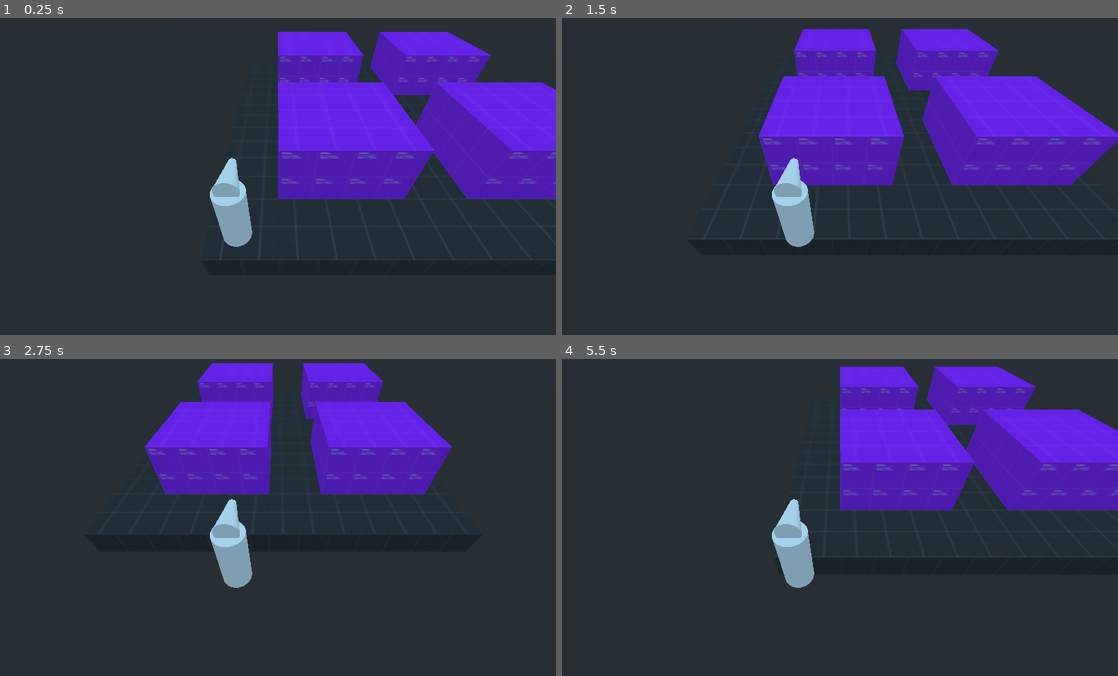
Above: before the commit, frames 1-4 (two rows, left to right).
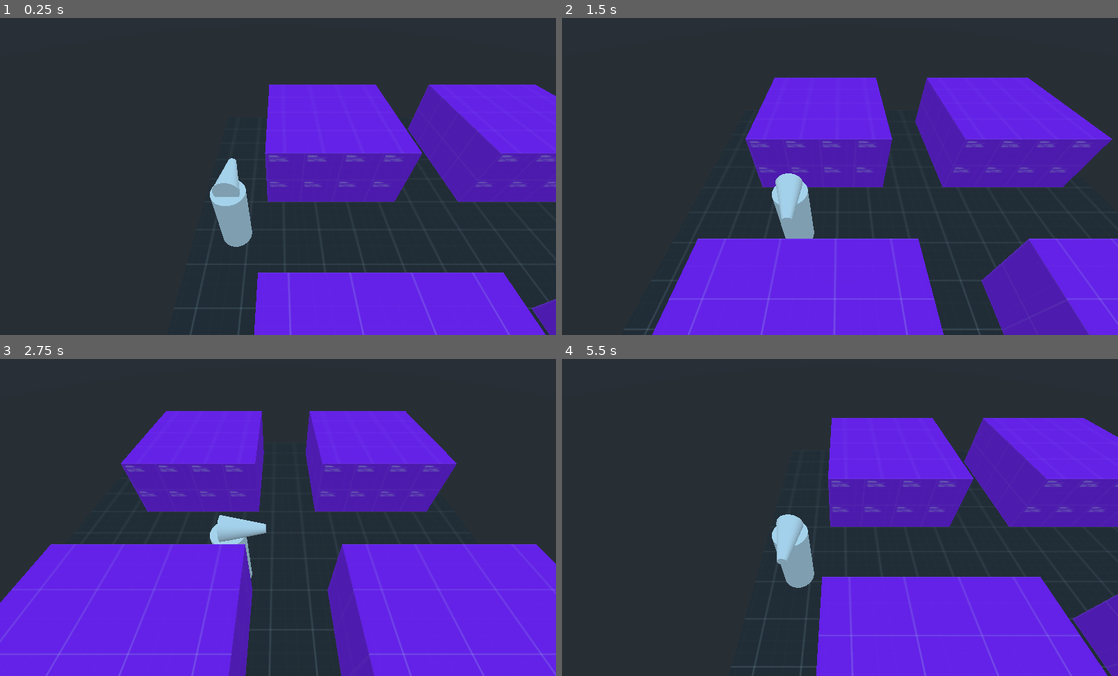
Above: after the commit, the same moments.

Repository: crystal-bit/games-mimcry-metal-gear-solid
Game: Godot game, scene res://scenes/gameplay/gameplay.tscn
Two runs of this game, one before a commit and one after it. Both use one fixed random seed, a clock stepped at 60 frames per second and the inputs below.
Inputs:
- Up to frame 1 (0.25 s): no input
- Up to frame 2 (1.5 s): tap Enter at 0.5 s; hold Right (ui_right) 0.53-1.28 s; hold Down (ui_down) from 1.28 s (still down)
- Up to frame 3 (2.75 s): release Down (ui_down) at 2.03 s; hold Right (ui_right) from 2.03 s (still down)
- Up to frame 4 (5.5 s): release Right (ui_right) at 2.78 s; hold Up (ui_up) 2.78-3.53 s; hold Left (ui_left) 3.53-5.03 s; hold Down (ui_down) from 5.03 s (still down)

The runs differ from the first frame. In frame 1, 20% of the frame differs, in the area x 31-100%, y 4-100%; in frame 2, 30%; in frame 3, 46%, in the area x 0-100%, y 1-100%; in frame 4, 28%.

Commit message:
Add player rotation

Diff:
--- a/scenes/gameplay/gameplay.tscn
+++ b/scenes/gameplay/gameplay.tscn
@@ -68,7 +68,7 @@
 }
 
 [node name="Player" type="KinematicBody" parent="."]
-transform = Transform( 1, 0, 0, 0, 1, 0, 0, 0, 1, -1.13676, 1.90349, -0.767728 )
+transform = Transform( 1, 0, 0, 0, 1, 0, 0, 0, 1, -0.797832, 1.92769, -7.86285 )
 script = ExtResource( 3 )
 __meta__ = {
 "_edit_group_": true
@@ -81,6 +81,7 @@
 }
 
 [node name="MeshInstance" type="MeshInstance" parent="Player"]
+transform = Transform( -4.37114e-08, 0, -1, 0, 1, 0, 1, 0, -4.37114e-08, 0, 0, 0 )
 mesh = SubResource( 4 )
 __meta__ = {
 "_edit_lock_": true
@@ -93,3 +94,6 @@
 [node name="Camera" type="Camera" parent="Player"]
 transform = Transform( 1, 0, 0, 0, 0.707107, 0.707107, 0, -0.707107, 0.707107, 1.12576, 4.90051, 3.38973 )
 current = true
+
+[node name="Boundaries" type="StaticBody" parent="."]
+transform = Transform( 1, 0, 0, 0, 1, 0, 0, 0, 1, -0.506655, 0, 0 )
--- a/scenes/gameplay/player.gd
+++ b/scenes/gameplay/player.gd
@@ -2,10 +2,10 @@
 
 
 export var speed = 3
-
+var target_angle = 0
 
 func _ready():
-	pass # Replace with function body.
+	$MeshInstance.rotate_y(PI / 2)
 
 
 func _process(delta):
@@ -15,5 +15,7 @@
 	movement.x = Input.get_axis("ui_left", "ui_right")
 	movement = movement.normalized()
 
-#	translation += delta * movement * speed
+	var vec = Vector2(0, 1)
+	target_angle = vec.angle_to(Vector2(movement.x, -movement.z))
+	$MeshInstance.rotation.y = lerp_angle($MeshInstance.rotation.y, target_angle, 0.2)
 	move_and_collide(movement * speed * delta)
